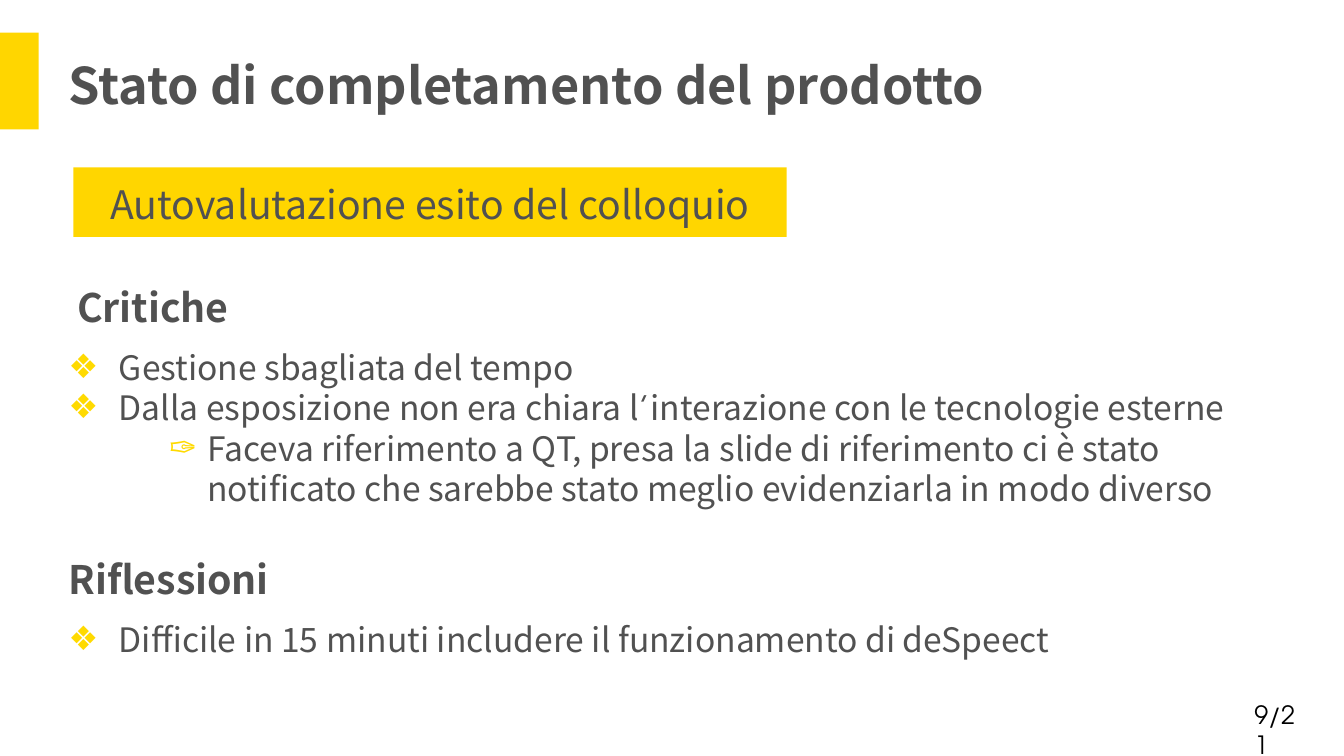
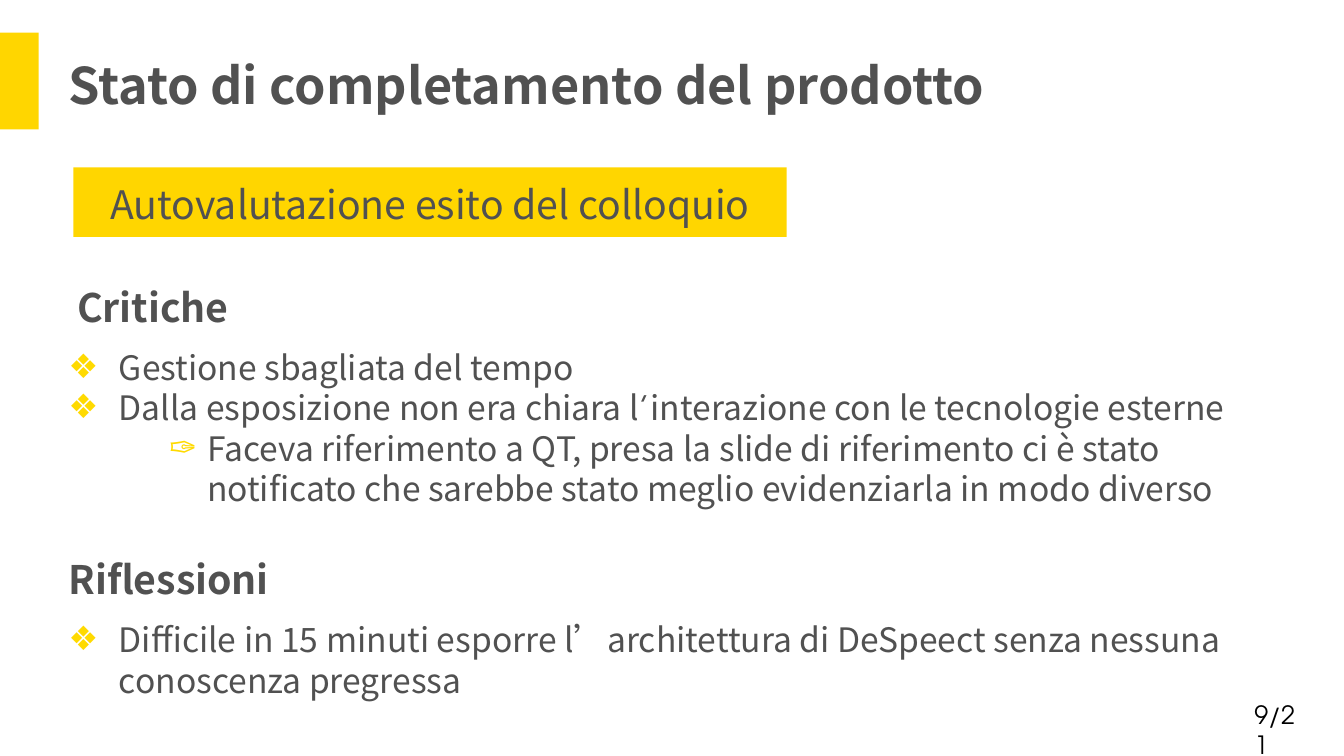
Before and after one commit to Italiaracerx/progettoSWE, a slide deck: slide 9 of Presentazioni/Presentazioni PQ/Presentazione RQ.pptx. Drawn at 1344x756 pixels with LibreOffice and Linux fonts; fonts in the diff are those of the drawing. Boxes give left, top, right and bottom in pixels: in the first picture for what was removed or moved away, otherwise in the second. Text is boxed around its words. In the diff, an @@ line names an element or a change of style, - is before the commit and + after.

```diff
--- a/Presentazioni/Presentazioni PQ/Presentazione RQ.pptx
+++ b/Presentazioni/Presentazioni PQ/Presentazione RQ.pptx
@@ text at [119, 623, 1220, 702]: text changed @@
-  ❖ Difficile in 15 minuti includere il funzionamento di deSpeect
+  ❖ Difficile in 15 minuti esporre l’architettura di DeSpeect senza nessuna conoscenza pregressa
```
Also in this commit, not shown: 1 other slide changed.
